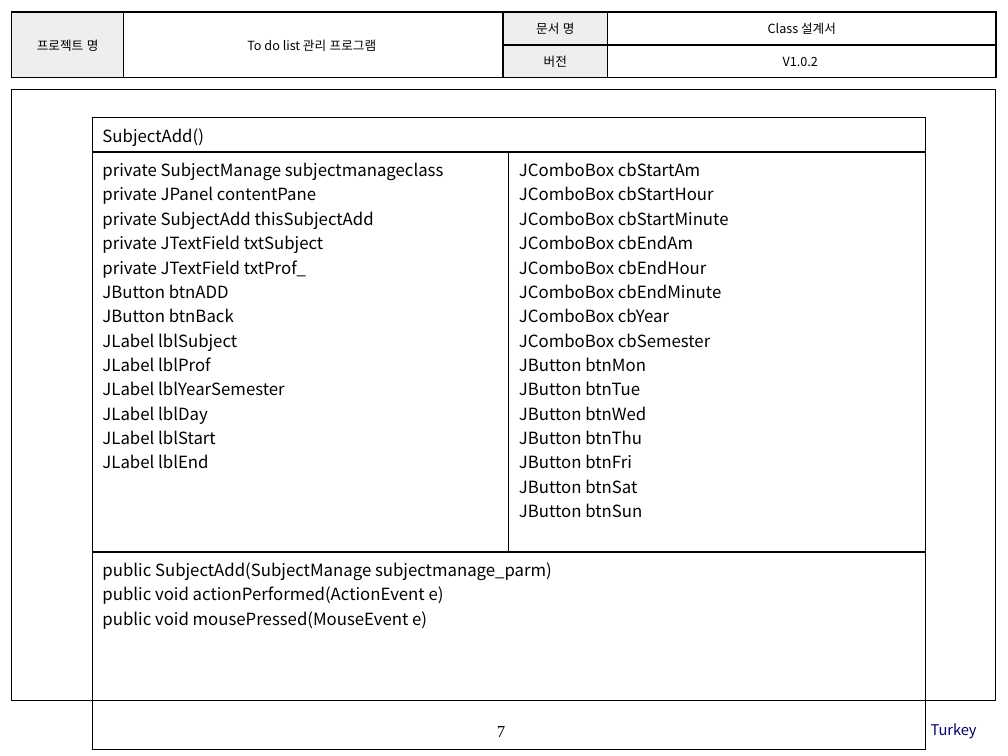
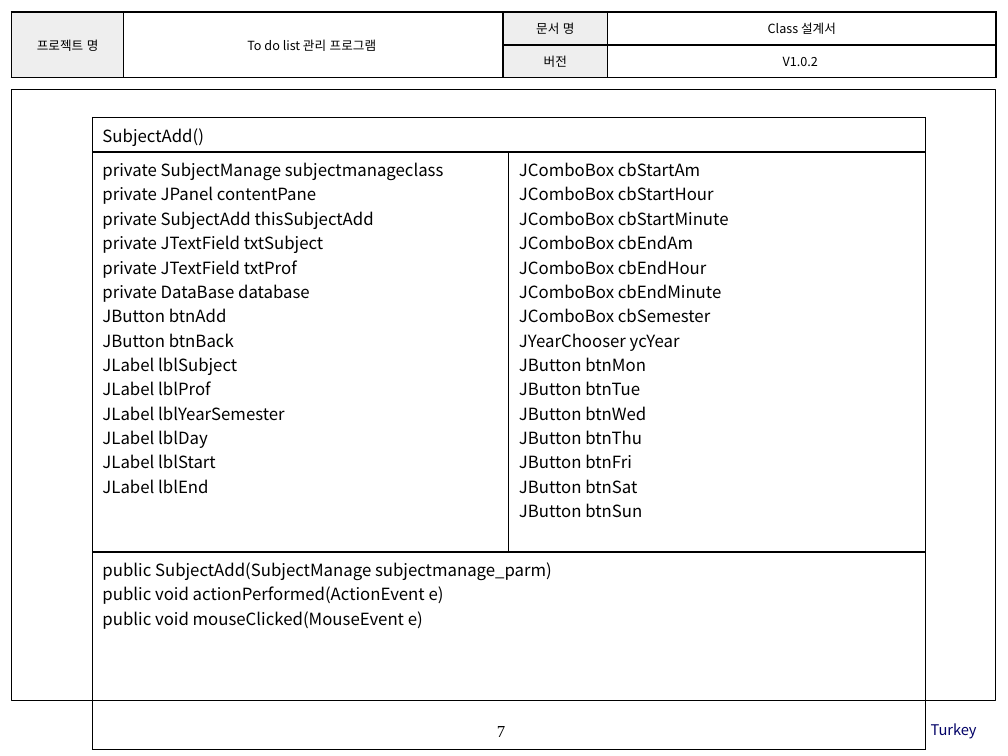
Before and after one commit to SE-admin/7, a slide deck: slide 7 of doc/3_ 설계서/Class Design.pptx. Drawn at 1008x756 pixels with LibreOffice and Linux fonts; fonts in the diff are those of the drawing; background and template pictures are left out. Boxes give left, top, right and bottom in pixels: in the first picture for what was removed or moved away, otherwise in the second. Text is boxed around its words. In the diff, an @@ line names an element or a change of style, - is before the commit and + after.

```diff
--- a/doc/3_ 설계서/Class Design.pptx
+++ b/doc/3_ 설계서/Class Design.pptx
@@ table at [93,118,925,678] @@
-row 2, column 1: private SubjectManage subjectmanageclass / private JPanel contentPane / private SubjectAdd thisSubjectAdd / private JTextField txtSubject / private JTextField txtProf_ / JButton btnADD / JButton btnBack / JLabel lblSubject / JLabel lblProf / JLabel lblYearSemester / JLabel lblDay / JLabel lblStart / JLabel lblEnd
+row 2, column 1: private SubjectManage subjectmanageclass / private JPanel contentPane / private SubjectAdd thisSubjectAdd / private JTextField txtSubject / private JTextField txtProf / private DataBase database / JButton btnAdd / JButton btnBack / JLabel lblSubject / JLabel lblProf / JLabel lblYearSemester / JLabel lblDay / JLabel lblStart / JLabel lblEnd
-row 2, column 2: JComboBox cbStartAm / JComboBox cbStartHour / JComboBox cbStartMinute / JComboBox cbEndAm / JComboBox cbEndHour / JComboBox cbEndMinute / JComboBox cbYear / JComboBox cbSemester / JButton btnMon / JButton btnTue / JButton btnWed / JButton btnThu / JButton btnFri / JButton btnSat / JButton btnSun
+row 2, column 2: JComboBox cbStartAm / JComboBox cbStartHour / JComboBox cbStartMinute / JComboBox cbEndAm / JComboBox cbEndHour / JComboBox cbEndMinute / JComboBox cbSemester / JYearChooser ycYear / JButton btnMon / JButton btnTue / JButton btnWed / JButton btnThu / JButton btnFri / JButton btnSat / JButton btnSun
-row 3, column 1: public SubjectAdd(SubjectManage subjectmanage_parm) / public void actionPerformed(ActionEvent e) / public void mousePressed(MouseEvent e)
+row 3, column 1: public SubjectAdd(SubjectManage subjectmanage_parm) / public void actionPerformed(ActionEvent e) / public void mouseClicked(MouseEvent e)
```
Also in this commit, not shown: 5 other slides changed.
